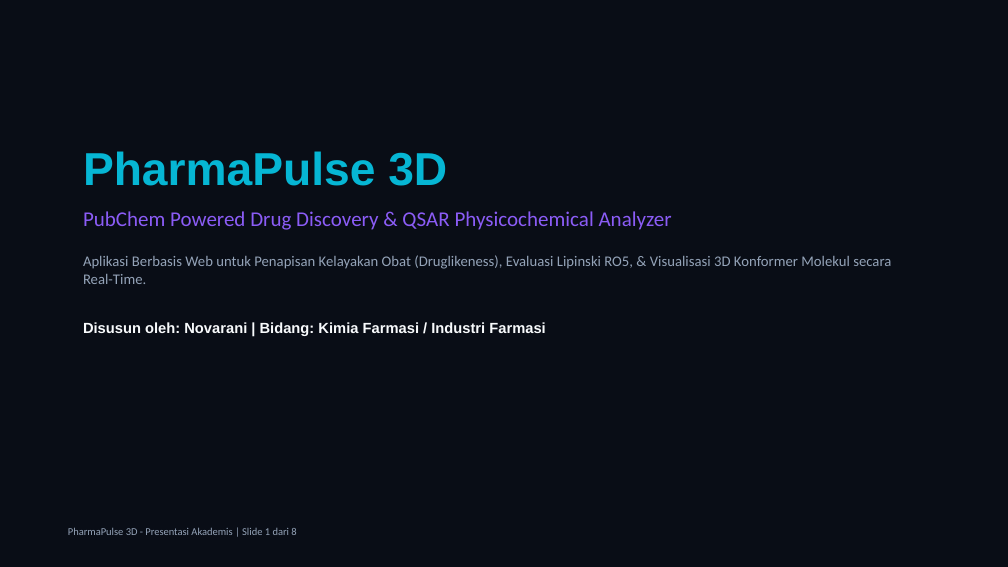
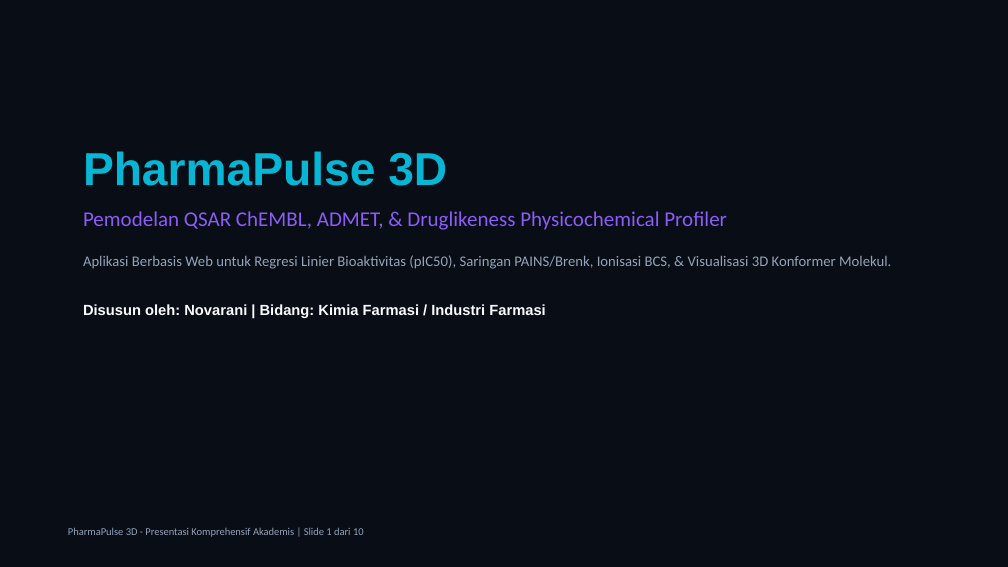
Before and after one commit to novarani1511/pharmapulse-3d, a slide deck: slide 1 of Presentasi_PharmaPulse_3D.pptx. Drawn at 1008x567 pixels with LibreOffice and Linux fonts; fonts in the diff are those of the drawing. Boxes give left, top, right and bottom in pixels: in the first picture for what was removed or moved away, otherwise in the second. Text is boxed around its words. In the diff, an @@ line names an element or a change of style, - is before the commit and + after.

Commit message:
Major Academic Upgrade: ChEMBL QSAR Modeling, SwissADME Radar, PAINS Alerts, BCS Ionization, & SwissADME Validation Table

```diff
--- a/Presentasi_PharmaPulse_3D.pptx
+++ b/Presentasi_PharmaPulse_3D.pptx
@@ text at box(83, 211, 891, 269): text changed @@
-PubChem Powered Drug Discovery & QSAR Physicochemical Analyzer
-Aplikasi Berbasis Web untuk Penapisan Kelayakan Obat (Druglikeness), Evaluasi Lipinski RO5, & Visualisasi 3D Konformer Molekul secara Real-Time.
+Pemodelan QSAR ChEMBL, ADMET, & Druglikeness Physicochemical Profiler
+Aplikasi Berbasis Web untuk Regresi Linier Bioaktivitas (pIC50), Saringan PAINS/Brenk, Ionisasi BCS, & Visualisasi 3D Konformer Molekul.
@@ text at box(68, 527, 364, 537): text changed @@
-PharmaPulse 3D - Presentasi Akademis | Slide 1 dari 8
+PharmaPulse 3D - Presentasi Komprehensif Akademis | Slide 1 dari 10
```
Also in this commit, not shown: 4 other slides changed, 5 slides added, 3 slides removed, 5 other files.
